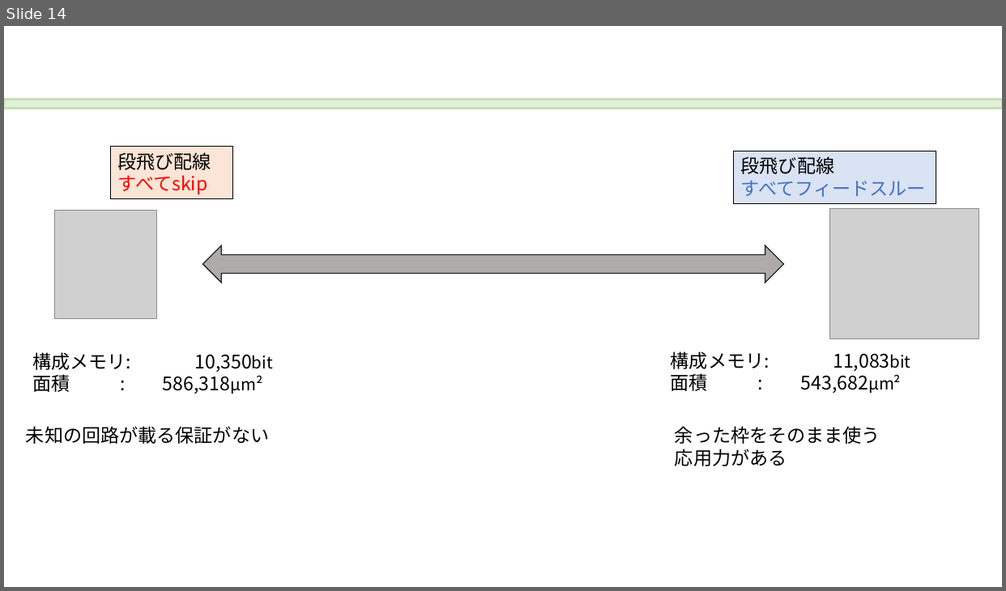
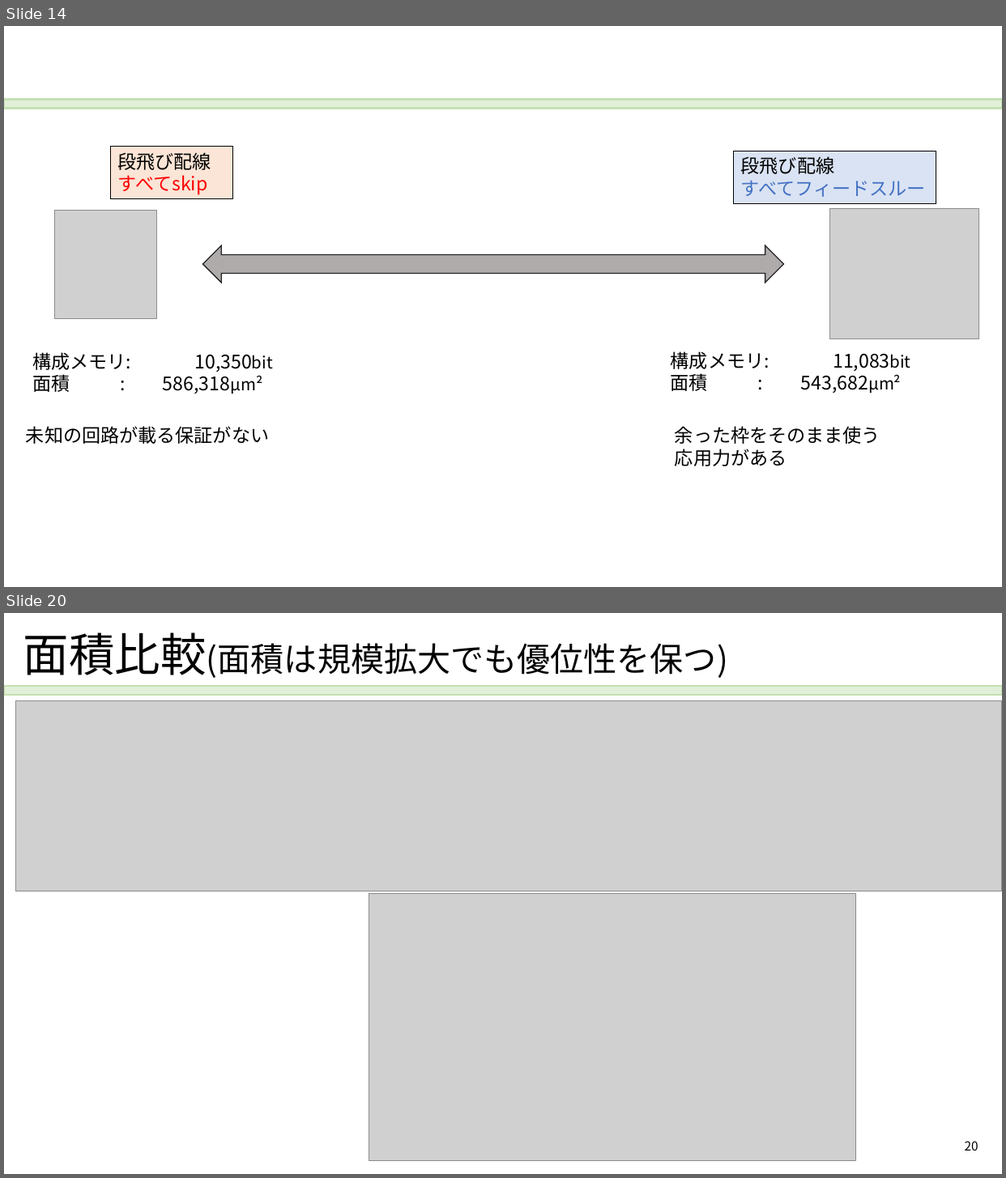
Before and after one commit to kumamoto-u-iida-lab/sopa_flow, a slide deck: docs/SoPA.pptx. Shown one above the other, each under a label of ours: slide 14 before the commit, slides 14 and 20 after it; the slides between them are not shown. The pictures are 1006x591 and 1006x1178 pixels, drawn with LibreOffice and Linux fonts; fonts in the diff are those of the drawing; grey boxes stand for pictures. Boxes give left, top, right and bottom in pixels: in the first picture for what was removed or moved away, otherwise in the second. Text is boxed around its words. In the diff, an @@ line names an element or a change of style, - is before the commit and + after.

```diff
--- a/docs/SoPA.pptx
+++ b/docs/SoPA.pptx
@@ slide 20 added at box(4, 613, 1002, 1174), background #FFFFFF @@
@@ title added at box(23, 632, 729, 678), 32 pt, text #000000 @@
+面積比較(面積は規模拡大でも優位性を保つ)
@@ rectangle added at box(4, 686, 1002, 695), fill #E1EFD8, outline #C4E0B2 1.69 pt @@
@@ picture added at box(16, 700, 1002, 892) @@
@@ picture added at box(369, 894, 856, 1161) @@
@@ page number added at box(965, 1141, 978, 1151), 12 pt, text #000000 @@
+20
```
Also in this commit, not shown: 5 other slides added.
